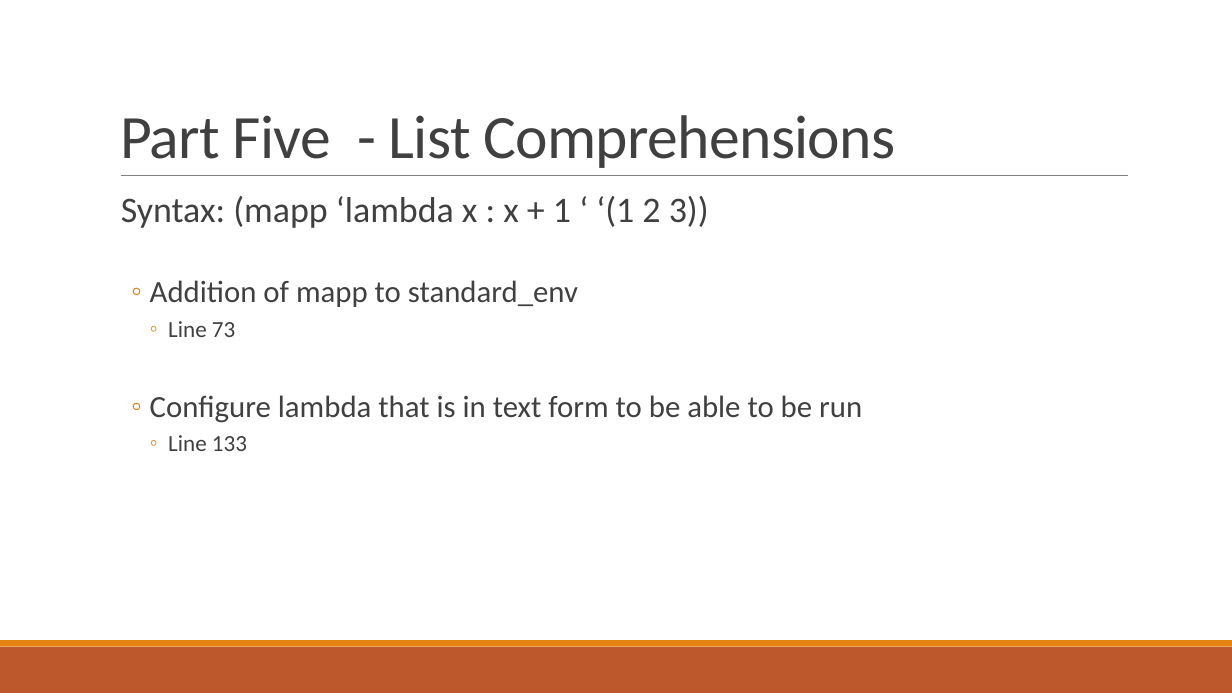
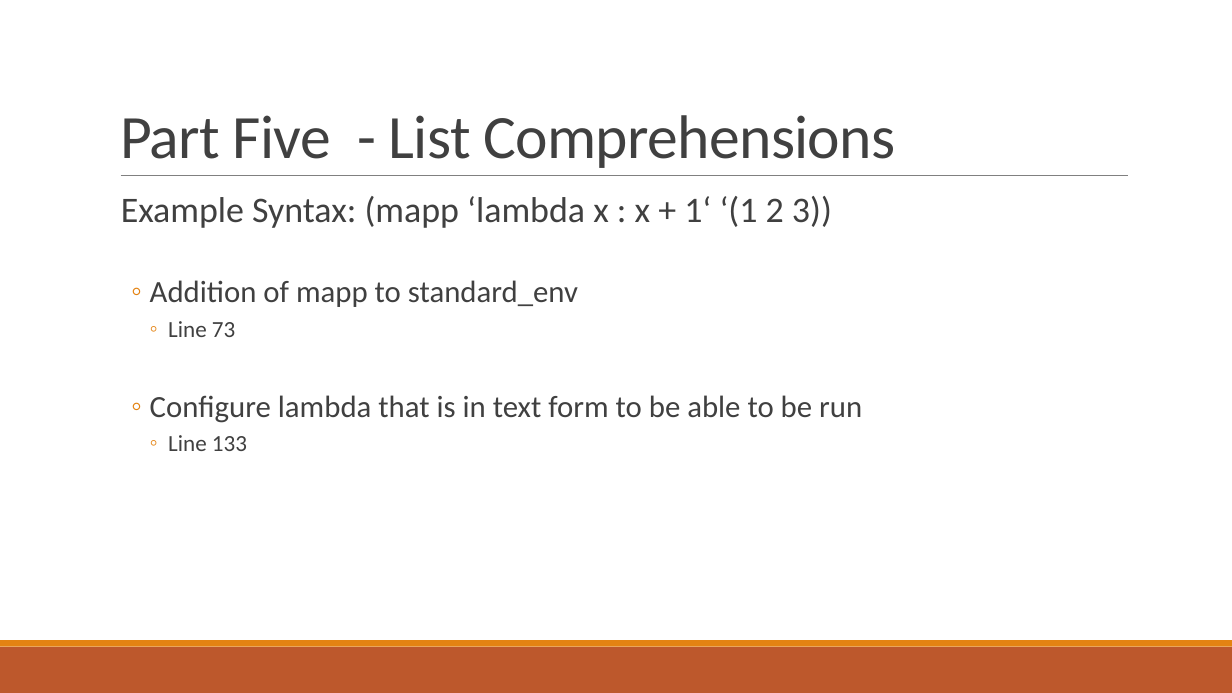
Before and after one commit to ericnam/PLFinalProject, a slide deck: slide 5 of PL-Final-Project.pptx. Drawn at 1232x693 pixels with LibreOffice and Linux fonts; fonts in the diff are those of the drawing. Boxes give left, top, right and bottom in pixels: in the first picture for what was removed or moved away, otherwise in the second. Text is boxed around its words. In the diff, an @@ line names an element or a change of style, - is before the commit and + after.

Commit message:
added examples to presentation

```diff
--- a/PL-Final-Project.pptx
+++ b/PL-Final-Project.pptx
@@ text at [121,196,832,228]: text changed @@
-  Syntax: (mapp ‘lambda x : x + 1 ‘ ‘(1 2 3))
+  Example Syntax: (mapp ‘lambda x : x + 1‘ ‘(1 2 3))
```
Also in this commit, not shown: 3 other slides changed, 1 other file.
